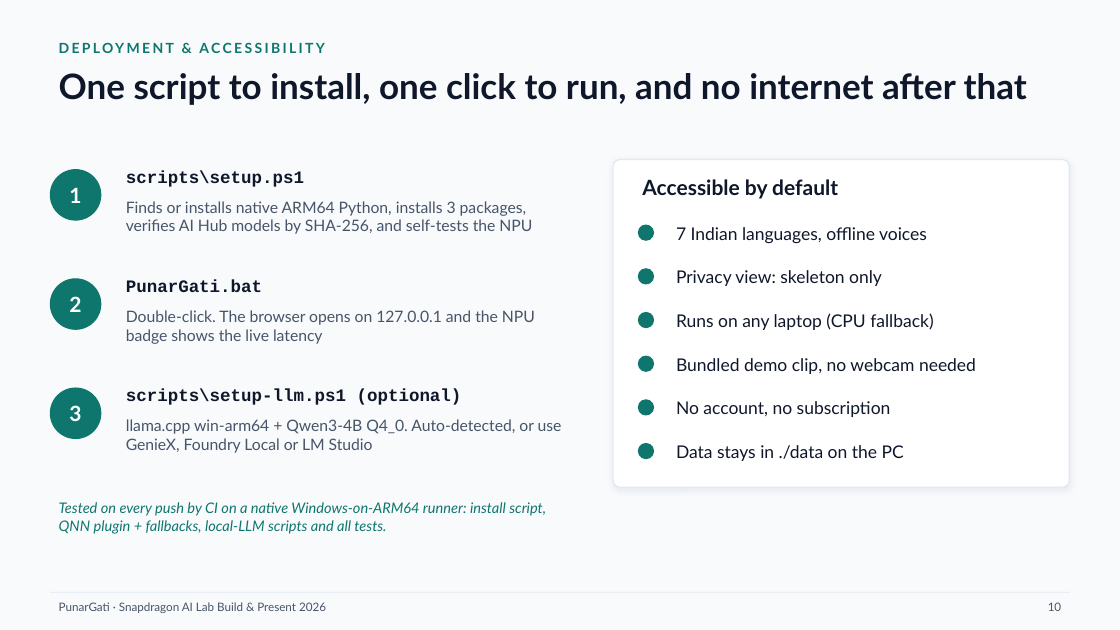
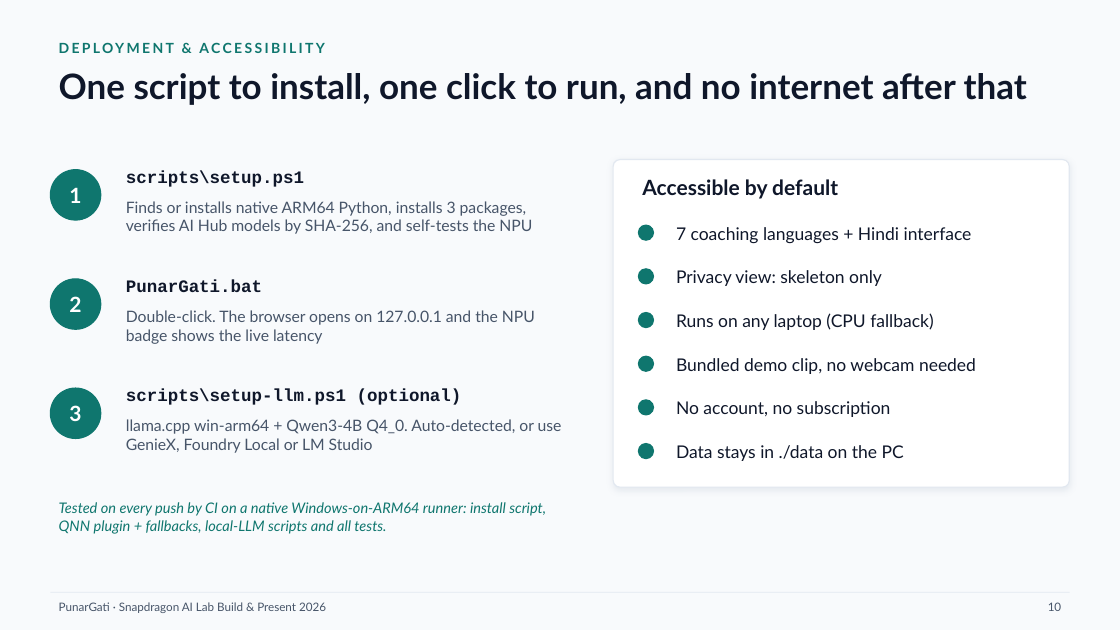
Before and after one commit to Sachin0496/punargati, a slide deck: slide 10 of deck/PunarGati.pptx. Drawn at 1120x630 pixels with LibreOffice and Linux fonts; fonts in the diff are those of the drawing. Boxes give left, top, right and bottom in pixels: in the first picture for what was removed or moved away, otherwise in the second. Text is boxed around its words. In the diff, an @@ line names an element or a change of style, - is before the commit and + after.

```diff
--- a/deck/PunarGati.pptx
+++ b/deck/PunarGati.pptx
@@ text at <box>676,227,972,244</box>: text changed @@
-7 Indian languages, offline voices
+7 coaching languages + Hindi interface
```
Also in this commit, not shown: 4 other files.
